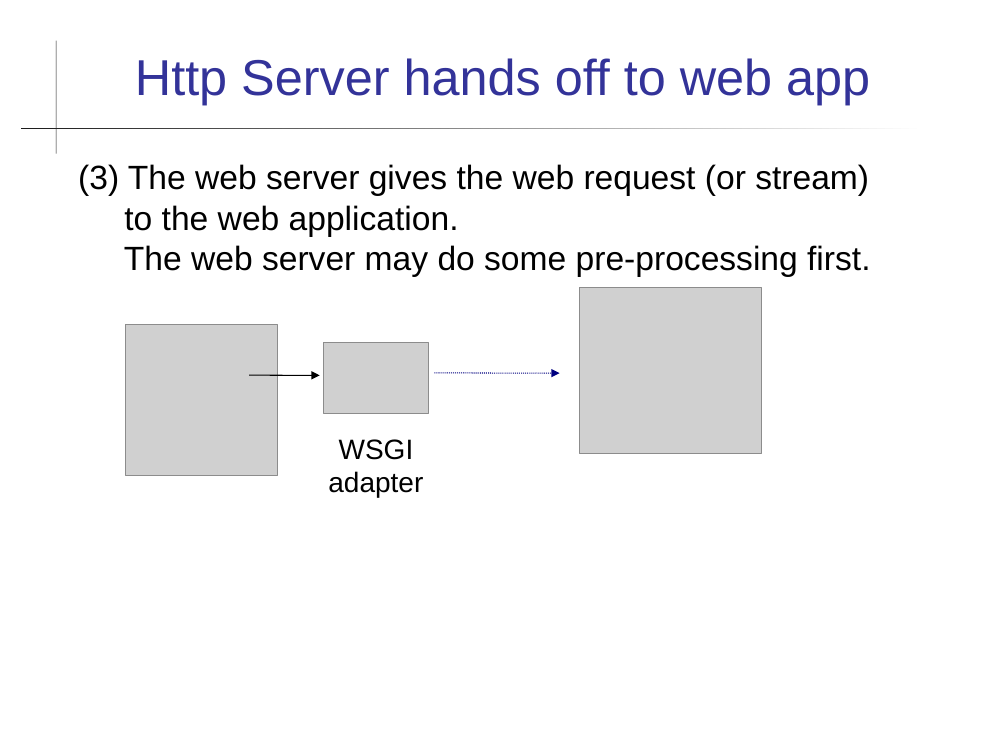
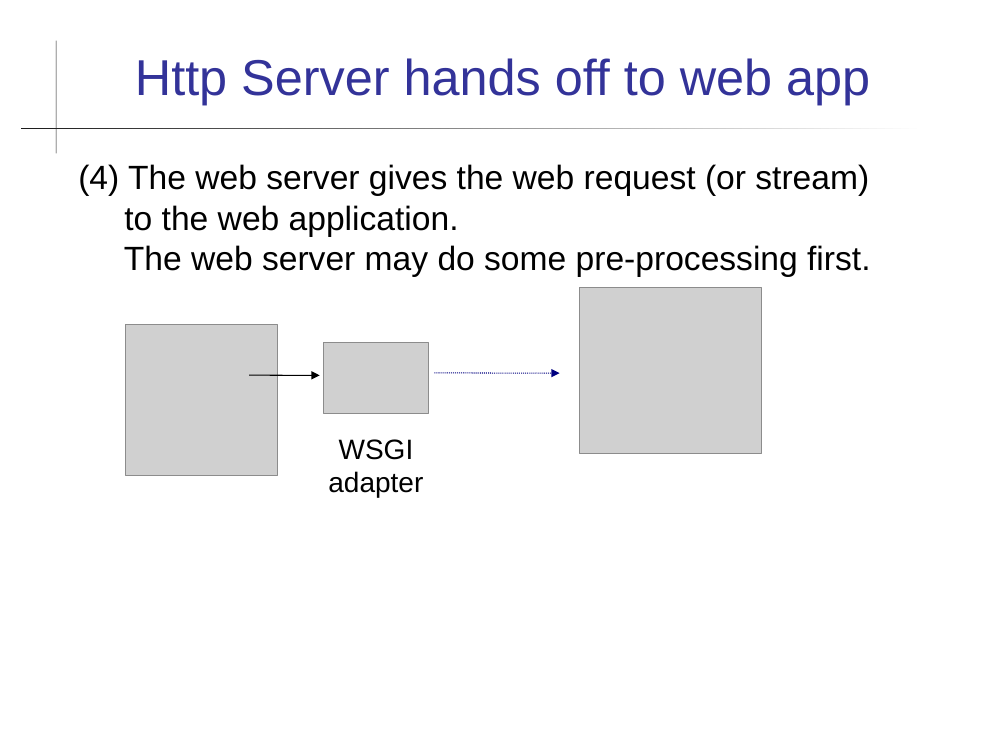
Before and after one commit to cpske/ISP, a slide deck: slide 5 of web/Frameworks.ppt (slide 4 before the commit). Drawn at 1008x756 pixels with LibreOffice and Linux fonts; fonts in the diff are those of the drawing; grey boxes stand for pictures. Boxes give left, top, right and bottom in pixels: in the first picture for what was removed or moved away, otherwise in the second. Text is boxed around its words. In the diff, an @@ line names an element or a change of style, - is before the commit and + after.

Commit message:
update presentation on frameworks and web servers

```diff
--- a/web/Frameworks.ppt
+++ b/web/Frameworks.ppt
@@ text at [78,164,870,277]: text changed @@
-(3) The web server gives the web request (or stream)
-to the web application.
-The web server may do some pre-processing first.
+(4) The web server gives the web request (or stream)
+to the web application.
+The web server may do some pre-processing first.
```
Also in this commit, not shown: 6 other slides changed, 1 slide added, 2 other files.
